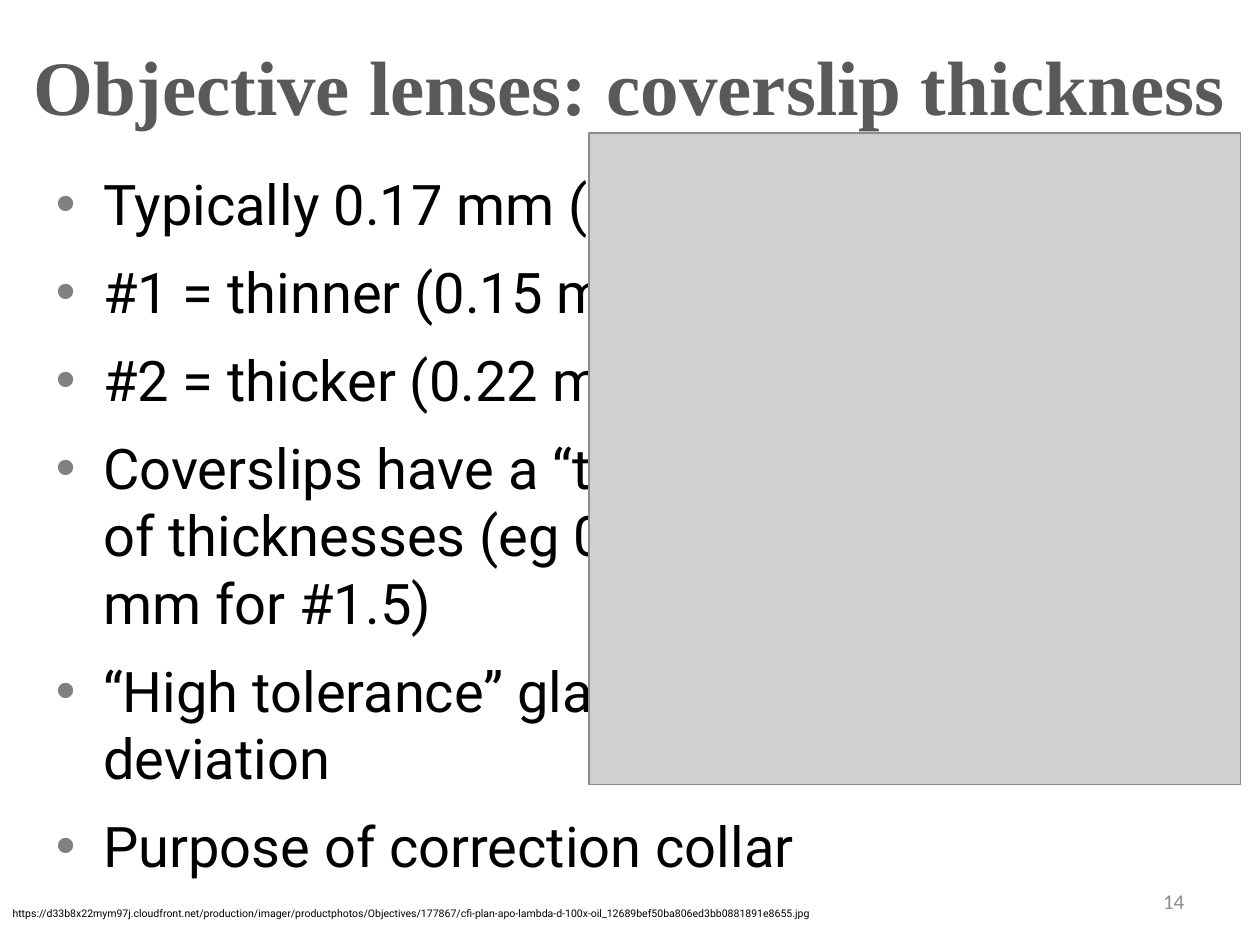
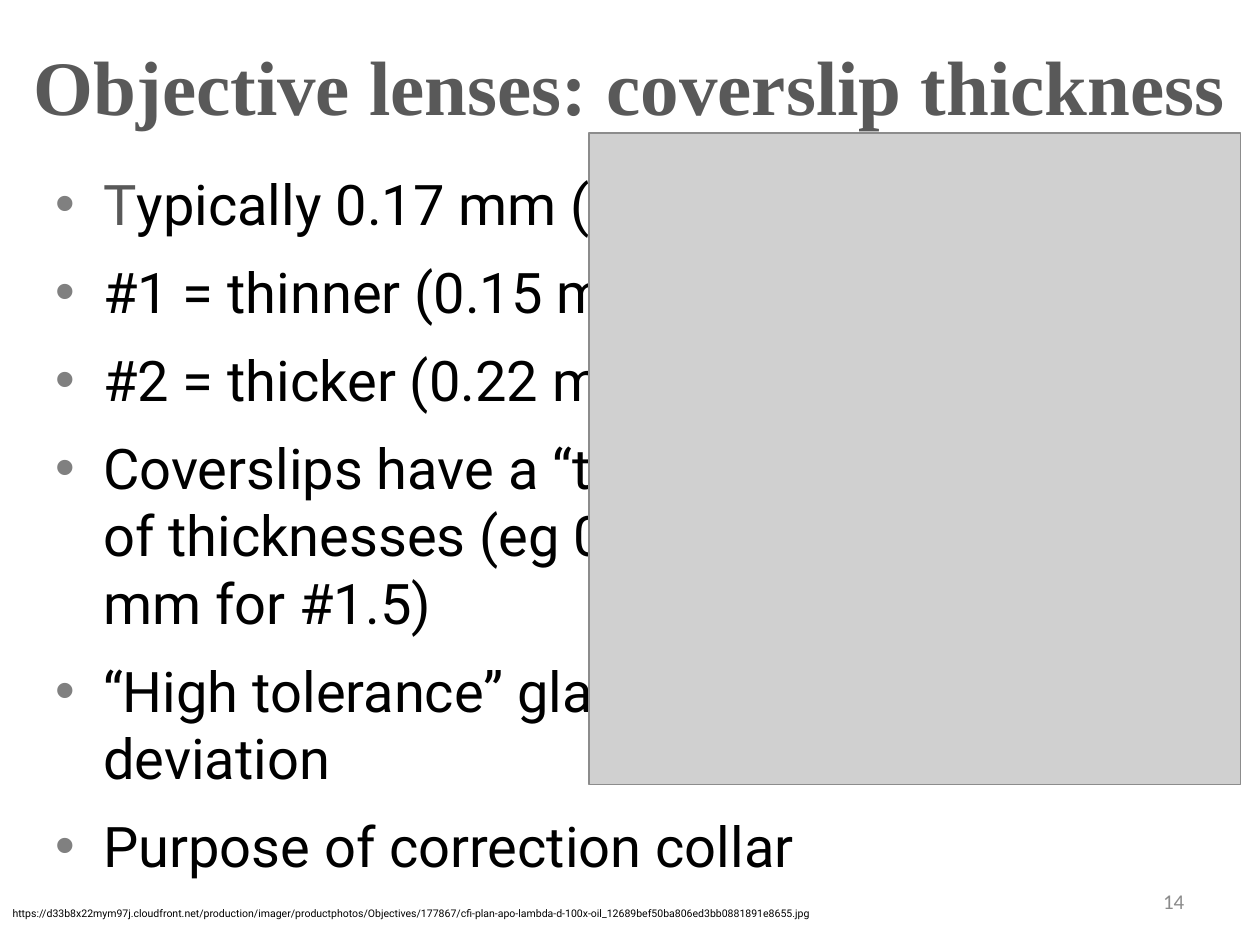
Before and after one commit to beliveau-lab/gen575, a slide deck: slide 14 of lectures/17.Objectives.PSFs.pptx. Drawn at 1260x945 pixels with LibreOffice and Linux fonts; fonts in the diff are those of the drawing; grey boxes stand for pictures. Boxes give left, top, right and bottom in pixels: in the first picture for what was removed or moved away, otherwise in the second. Text is boxed around its words. In the diff, an @@ line names an element or a change of style, - is before the commit and + after.

Commit message:
Updated lecture 17 slides

```diff
--- a/lectures/17.Objectives.PSFs.pptx
+++ b/lectures/17.Objectives.PSFs.pptx
@@ text at (103,173,722,238): text colour #000000 to #595959 in "Typically" @@
```
Also in this commit, not shown: 1 slide added.
